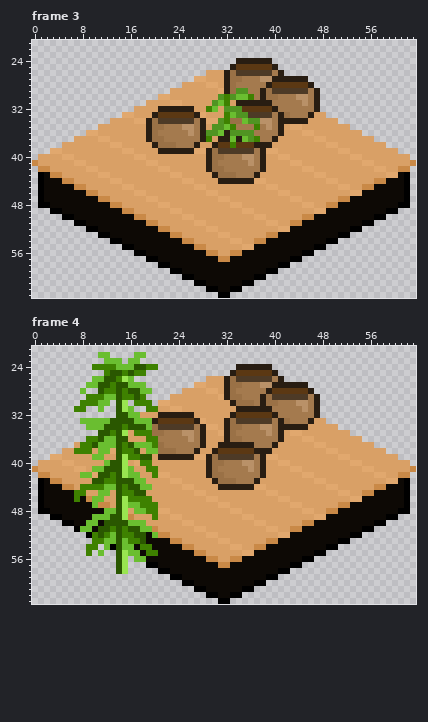
Pixel-art file: Farm_Prototype/Content/Sprites/Environment/Structures/Room_01_Floor.aseprite. The picture above is the old version.
64x64 pixels, 4 frames. Shown: frame 3: x 0..63, y 21..63; frame 4: x 0..63, y 21..63. The commit also changed other frames, which this record leaves out.
Now the later version:
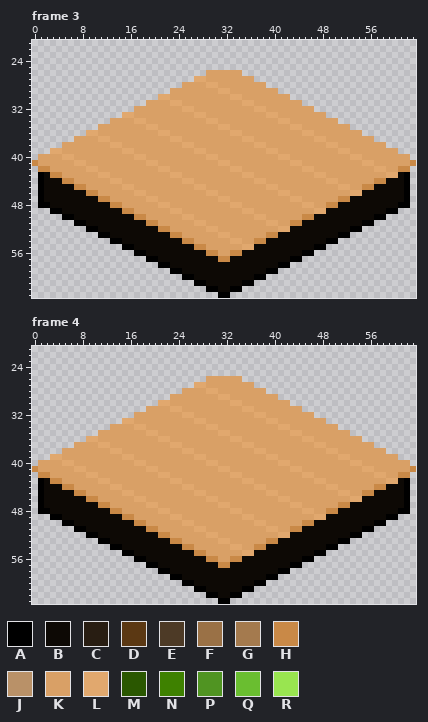
Palette (. is transparent): A #000000  B #0d0905  C #281d12  D #5b3813  E #4d3a26  F #9a7146  G #a47a4e  H #c98947  J #b99168  K #d9a066  L #e1a86e  M #2a5700  N #3e8100  P #509422  Q #6abe30  R #99e550
The exact change:
layer "Layer 2" removed
layer "Layer 3" removed
Frame 3:
y 24: x 34..39 CCCCCC -> ......
y 25: x 33..40 CDDDDDDC -> ........
y 26: x 32..41 CFEEEEEEGC -> KKK.......
y 27: x 32..45 CFFGGGJJCCCCCC -> KKKKK.........
y 28: x 32..46 CFGGGGGCDDDDDDC -> KKKKKKK........
y 29: x 32..47 CFPPGGCFEEEEEEGC -> LKKKKKKKK.......
y 30: x 31..47 PNPQQNGCFFGGGJJGC -> KKLLKKKKKKKK.....
y 31: x 30..32 PQN -> KKK; x 34..47 CCCCCCGGGGGJGC -> KLLKKKKKKKK...
y 32: x 21..26 CCCCCC -> KKKKLL; x 29..30 NQ -> KK; x 32..47 PPPDDDDDCGGGGGGC -> KKKKKLLKKKKKKKK.
y 33: x 20..27 CDDDDDDC -> KKKKKKKL; x 32..46 NQPPEEEEGCFGGGC -> KKKKKKKLLKKKKKK
y 34: x 19..28 CFEEEEEEGC -> KKKKKKKKKK; x 31..45 PNFFQPPJJGCCCCC -> KKKKKKKKKKLLKKK
y 35: x 19..28 CFFGGGJJGC -> LLKKKKKKKK; x 30..41 PPQNGGGNGJGC -> KLLKKKKKKKKK
y 36: x 19..41 CFGGGGGJGCPPQCPPPPGGGGC -> KKLLKKKKKKKKKKLLKKKKKKK
y 37: x 19..29 CFFGGGGGGCN -> KKKKLLKKKKK; x 31..40 CCQCQPNGGC -> KKKKLLKKKK
y 38: x 20..27 CFFFGGGC -> KKKKKLLK; x 30..39 CDDNDDDCCC -> KKKKKKKLLK
y 39: x 21..26 CCCCCC -> KKKKKK; x 29..38 CFEEEEEEGC -> KKKKKKKKKK
y 40: x 29..38 CFFGGGJJGC -> LLKKKKKKKK
y 41: x 29..38 CFGGGGGJGC -> KKLLKKKKKK
y 42: x 29..38 CFFGGGGGGC -> KKKKLLKKKK
y 43: x 30..37 CFFFGGGC -> KKKKKLLK
y 44: x 31..36 CCCCCC -> KKKKKK
Frame 4:
y 22: x 11..12 QQ -> ..; x 17..18 QQ -> ..
y 23: x 12..14 QQQ -> ...; x 16..17 QQ -> ..
y 24: x 10..20 NNNNQQQMMNN -> ...........; x 34..39 CCCCCC -> ......
y 25: x 12..18 NMMNMNN -> .......; x 33..40 CDDDDDDC -> ........
y 26: x 10..16 QQMMNRQ -> .......; x 32..41 CFEEEEEEGC -> KKK.......
y 27: x 9..18 QQMMNMMQQQ -> ..........; x 32..45 CFFGGGJJCCCCCC -> KKKKK.........
y 28: x 8 Q -> .; x 11..19 MNNMNMMQQ -> .........; x 32..46 CFGGGGGCDDDDDDC -> KKKKKKK........
y 29: x 9..18 NNNQQMNNMN -> ..........; x 32..47 CFFGGGCFEEEEEEGC -> LKKKKKKKK.......
y 30: x 8..12 NNNQQ -> .....; x 14..15 MR -> ..; x 17..19 NNN -> ...; x 33..47 CFFFGCFFGGGJJGC -> LLKKKKKKKK.....
y 31: x 7..8 NN -> ..; x 11 Q -> .; x 14..16 MRQ -> ...; x 19..20 NN -> KK; x 34..47 CCCCCCGGGGGJGC -> KLLKKKKKKKK...
y 32: x 14..17 MMQQ -> ...K; x 21..26 CCCCCC -> KKKKLL; x 33..47 CDDDDDDCGGGGGGC -> KKKKLLKKKKKKKK.
y 33: x 8..27 QQQQQMMMMQQQCDDDDDDC -> .......LLKKKKKKKKKKL; x 32..46 CFEEEEEEGCFGGGC -> KKKKKKKLLKKKKKK
y 34: x 9..28 QQQMMMNMMMQFEEEEEEGC -> ....KKKKLLKKKKKKKKKK; x 32..45 CFFGGGJJGCCCCC -> KKKKKKKKKLLKKK
y 35: x 11..15 MMNMR -> KKKKK; x 17..28 NNNFFGGGJJGC -> KKLLKKKKKKKK; x 32..41 CFGGGGGJGC -> LKKKKKKKKK
y 36: x 9..15 NNMQQMM -> LLKKKKK; x 19..28 NNGGGGGJGC -> KKLLKKKKKK; x 32..41 CFFGGGGGGC -> KLLKKKKKKK
y 37: x 8..28 NNMQQQMNMQQQNFGGGGGGC -> KKKLLKKKKKKKKKKLLKKKK; x 31..40 CCCCCCGGGC -> KKKKLLKKKK
y 38: x 7..9 NNN -> KKK; x 11..12 QQ -> KK; x 14..17 MNNM -> LKKK; x 19..27 QQFFFGGGC -> KKKKKKLLK; x 30..39 CDDDDDDCCC -> KKKKKKKLLK
y 39: x 10..11 QQ -> KK; x 14..19 MRNNMM -> KLLKKK; x 21..26 CCCCCC -> KKKKKK; x 29..38 CFEEEEEEGC -> KKKKKKKKKK
y 40: x 12..15 QMMR -> KKKK; x 18..19 NN -> LK; x 29..38 CFFGGGJJGC -> LLKKKKKKKK
y 41: x 10..16 QQMMMRQ -> KKKKKKK; x 19..20 NN -> LL; x 29..38 CFGGGGGJGC -> KKLLKKKKKK
y 42: x 8..9 QQ -> KL; x 11..17 MMNMRQQ -> KKKKKKK; x 20 N -> K; x 29..38 CFFGGGGGGC -> KKKKLLKKKK
y 43: x 10..18 MMNNMMMQQ -> KLLKKKKKK; x 30..37 CFFFGGGC -> KKKKKLLK
y 44: x 8..19 NNNNQQMNMMQQ -> KKKKKLLKKKKK; x 31..36 CCCCCC -> KKKKKK
y 45: x 7..8 NN -> HH; x 11..12 QQ -> KK; x 14..18 MNNMM -> KLLKK
y 46: x 7 N -> B; x 10..11 QQ -> HK; x 14..19 MRNNNN -> KKKLLK
y 47: x 10 Q -> B; x 14..20 MRQQNNN -> KKKKKLL
y 48: x 12..15 QQMR -> BHHK; x 17..20 QQNN -> KKKK
y 49: x 10..15 QQQMMR -> BBBBBH; x 20 N -> K
y 50: x 9..10 QQ -> BB; x 12..18 MMMMQQQ -> BBBBBHH
y 51: x 8..9 QQ -> AB; x 11..19 MMNMNMMQQ -> BBBBBBBBH
y 52: x 10..18 NMNQMNNMM -> ABBBBBBBB; x 20 Q -> B
y 53: x 10..18 NNQQMQNNM -> .AABBBBBB
y 54: x 9..10 NN -> ..; x 12 Q -> .; x 14..16 MQQ -> ABB; x 18..19 NN -> BB
y 55: x 9 N -> .; x 11 Q -> .; x 14..17 MRQQ -> .AAB; x 19..20 NN -> BB
y 56: x 14..15 MR -> ..; x 17..18 QQ -> AA
y 57..58: x 14..15 MR -> ..
